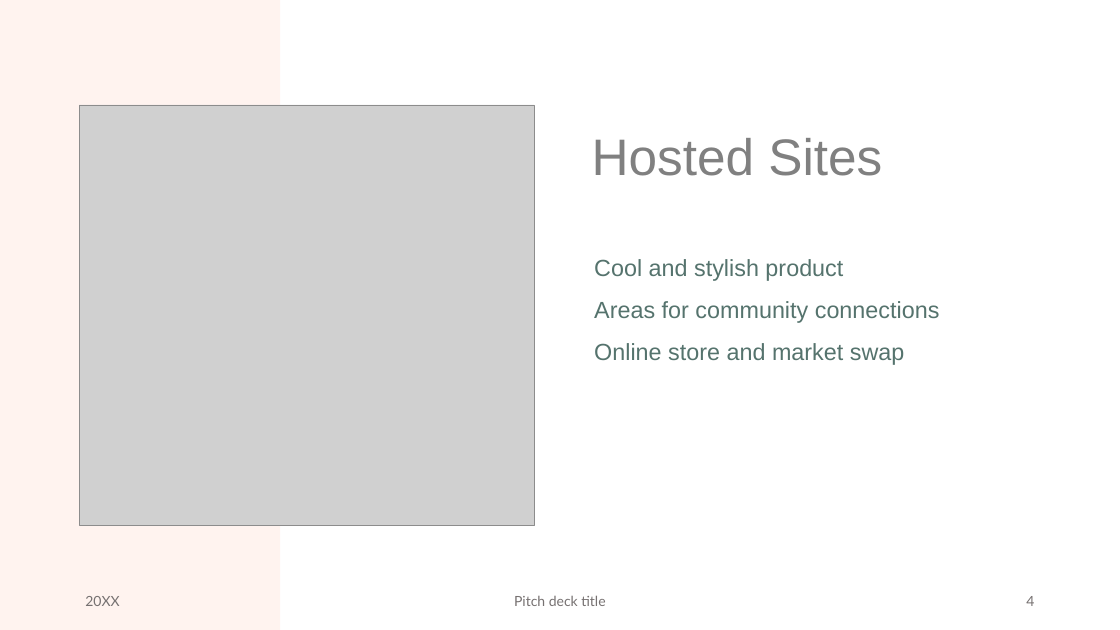
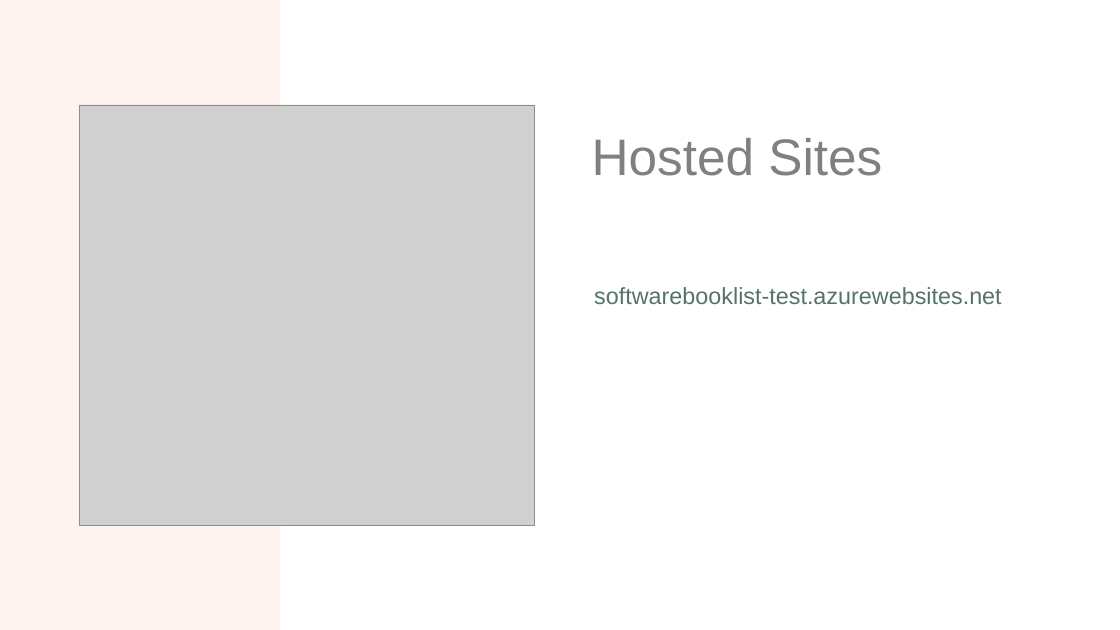
Before and after one commit to TouC001/group-project, a slide deck: slide 4 of documents/Sprint 12 Presentation.pptx. Drawn at 1120x630 pixels with LibreOffice and Linux fonts; fonts in the diff are those of the drawing; grey boxes stand for pictures. Boxes give left, top, right and bottom in pixels: in the first picture for what was removed or moved away, otherwise in the second. Text is boxed around its words. In the diff, an @@ line names an element or a change of style, - is before the commit and + after.

```diff
--- a/documents/Sprint 12 Presentation.pptx
+++ b/documents/Sprint 12 Presentation.pptx
@@ text at [594, 287, 1001, 304]: text changed @@
-Cool and stylish product
-Areas for community connections
-Online store and market swap
+softwarebooklist-test.azurewebsites.net
@@ text removed at [85, 596, 119, 606] @@
-20XX
@@ text removed at [514, 595, 605, 606] @@
-Pitch deck title
@@ page number removed at [1026, 596, 1034, 606] @@
-4
```
Also in this commit, not shown: 3 other slides changed, 1 other file.
